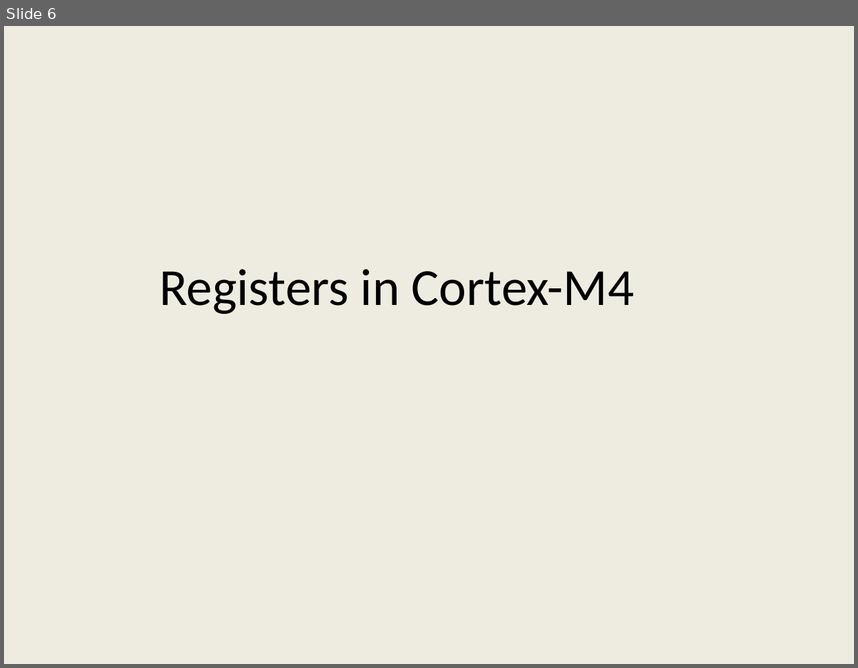
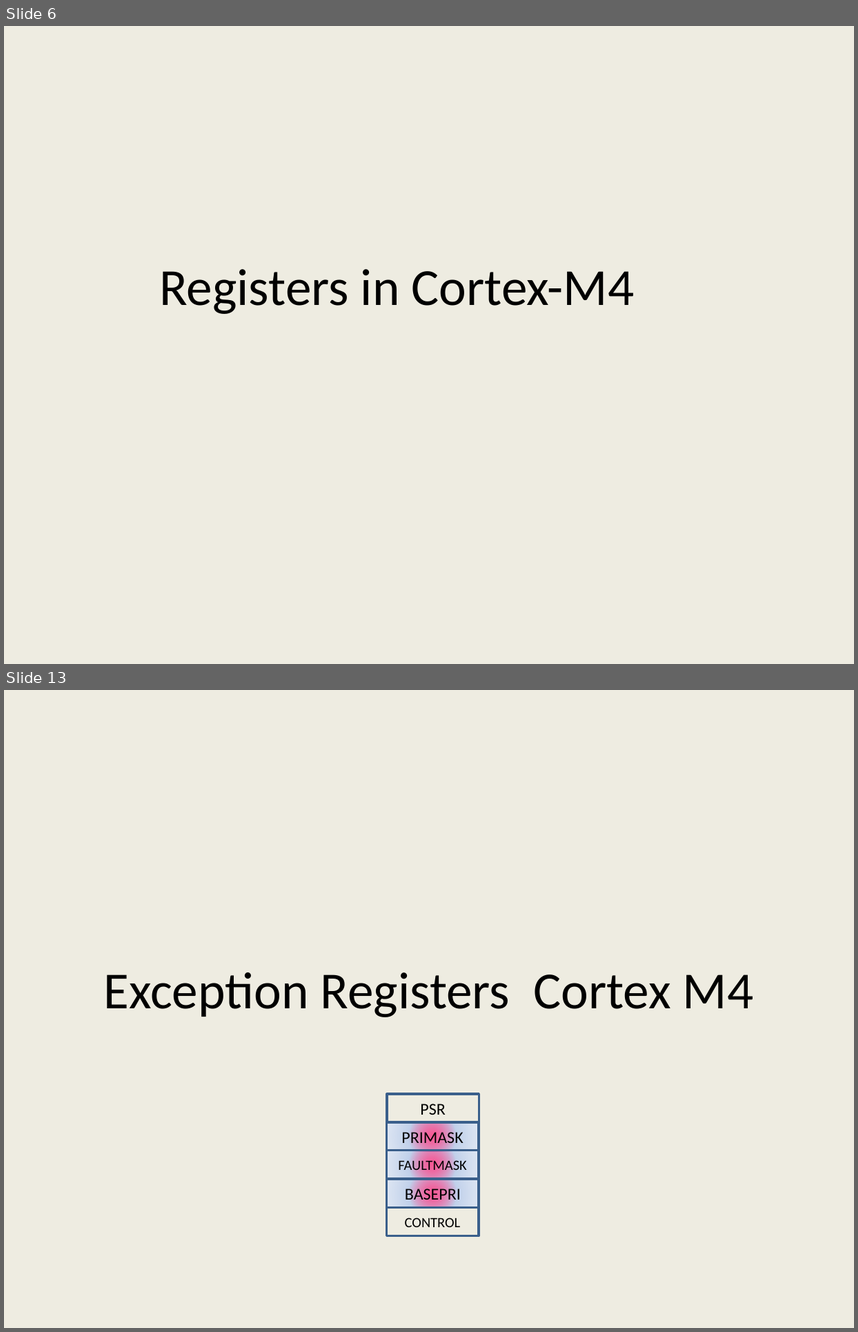
Before and after one commit to girishsukukumar/ARM-Architecture, a slide deck: Module-4.pptx. Shown one above the other, each under a label of ours: slide 6 before the commit, slides 6 and 13 after it; the slides between them are not shown. The pictures are 858x668 and 858x1332 pixels, drawn with LibreOffice and Linux fonts; fonts in the diff are those of the drawing. Boxes give left, top, right and bottom in pixels: in the first picture for what was removed or moved away, otherwise in the second. Text is boxed around its words. In the diff, an @@ line names an element or a change of style, - is before the commit and + after.

```diff
--- a/Module-4.pptx
+++ b/Module-4.pptx
@@ slide 13 added at <box>4,690,854,1328</box>, background #EEECE1 @@
@@ text added at <box>103,972,753,1017</box>, 44 pt, text #000000 @@
+Exception Registers Cortex M4
@@ rectangle added at <box>386,1094,478,1122</box>, outline #3A5F8C 2 pt, 14 pt, text #000000 @@
+PSR
@@ rectangle added at <box>386,1122,478,1150</box>, fill gradient #FF0066 to #C2D1ED to #E1E8F5, outline #3A5F8C 2 pt, 14 pt, text #000000 @@
+PRIMASK
@@ rectangle added at <box>386,1150,478,1178</box>, fill gradient #FF0066 to #C2D1ED to #E1E8F5, outline #3A5F8C 2 pt, 12 pt, text #000000 @@
+FAULTMASK
@@ rectangle added at <box>386,1179,478,1207</box>, fill gradient #FF0066 to #C2D1ED to #E1E8F5, outline #3A5F8C 2 pt, 14 pt, text #000000 @@
+BASEPRI
@@ rectangle added at <box>386,1207,478,1235</box>, outline #3A5F8C 2 pt, 12 pt, text #000000 @@
+CONTROL
```
Also in this commit, not shown: 1 slide changed, 10 other slides added, 11 slides removed.
